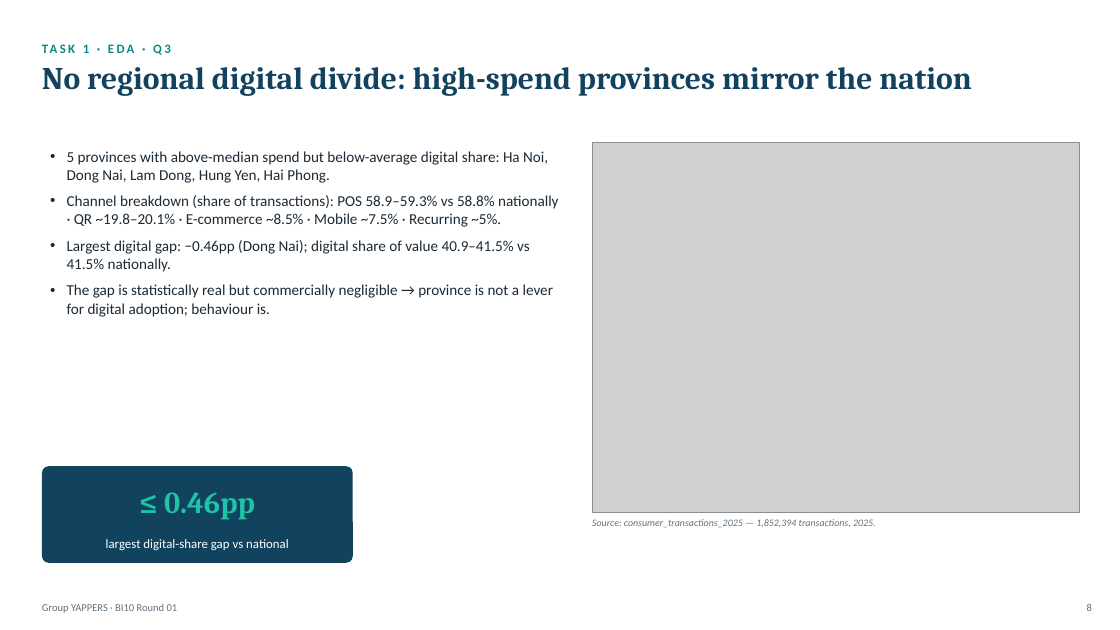
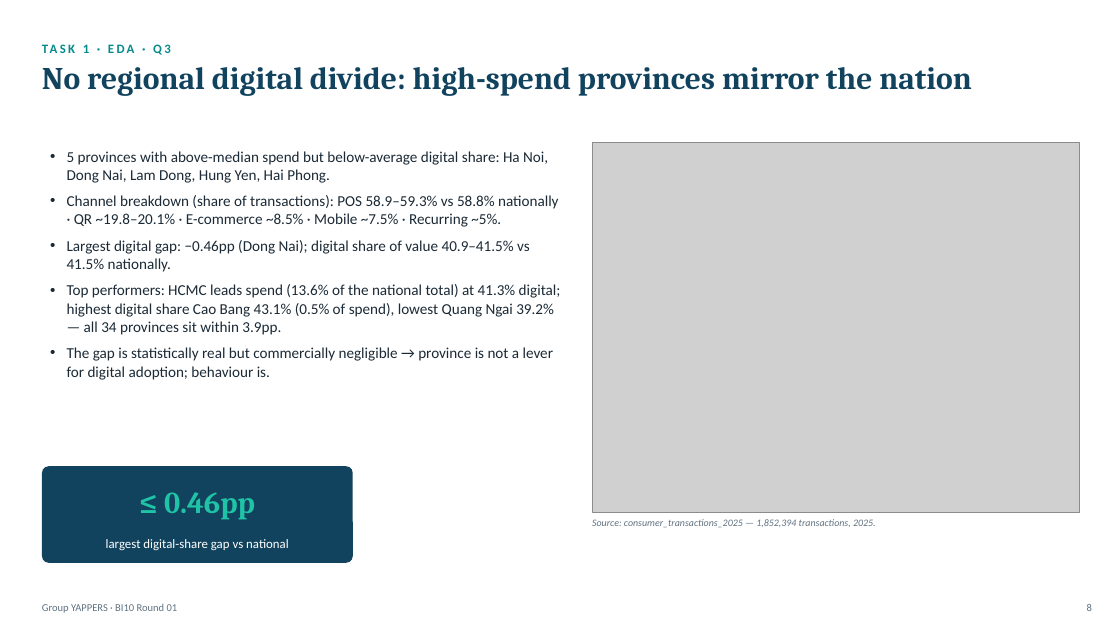
Before and after one commit to thanh-tai-435/BI10GroupYAPPERS, a slide deck: slide 8 of draft/YAPPERS_BI10_R01.pptx. Drawn at 1120x630 pixels with LibreOffice and Linux fonts; fonts in the diff are those of the drawing; grey boxes stand for pictures. Boxes give left, top, right and bottom in pixels: in the first picture for what was removed or moved away, otherwise in the second. Text is boxed around its words. In the diff, an @@ line names an element or a change of style, - is before the commit and + after.

Commit message:
Task 1 Q3: add top-performing provinces (brief deliverable 3)

```diff
--- a/draft/YAPPERS_BI10_R01.pptx
+++ b/draft/YAPPERS_BI10_R01.pptx
@@ text at <box>67,284,561,335</box>: paragraph added @@
+• Top performers: HCMC leads spend (13.6% of the national total) at 41.3% digital; highest digital share Cao Bang 43.1% (0.5% of spend), lowest Quang Ngai 39.2% — all 34 provinces sit within 3.9pp.
```
Also in this commit, not shown: 2 other files.
